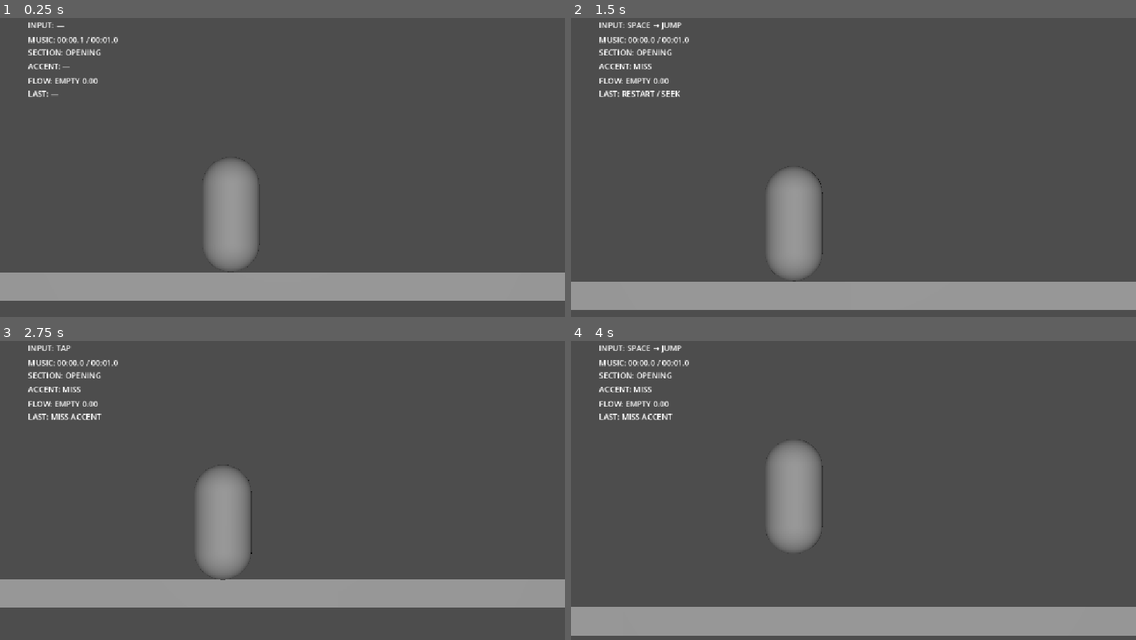
Above: before the commit, frames 1-4 (two rows, left to right).
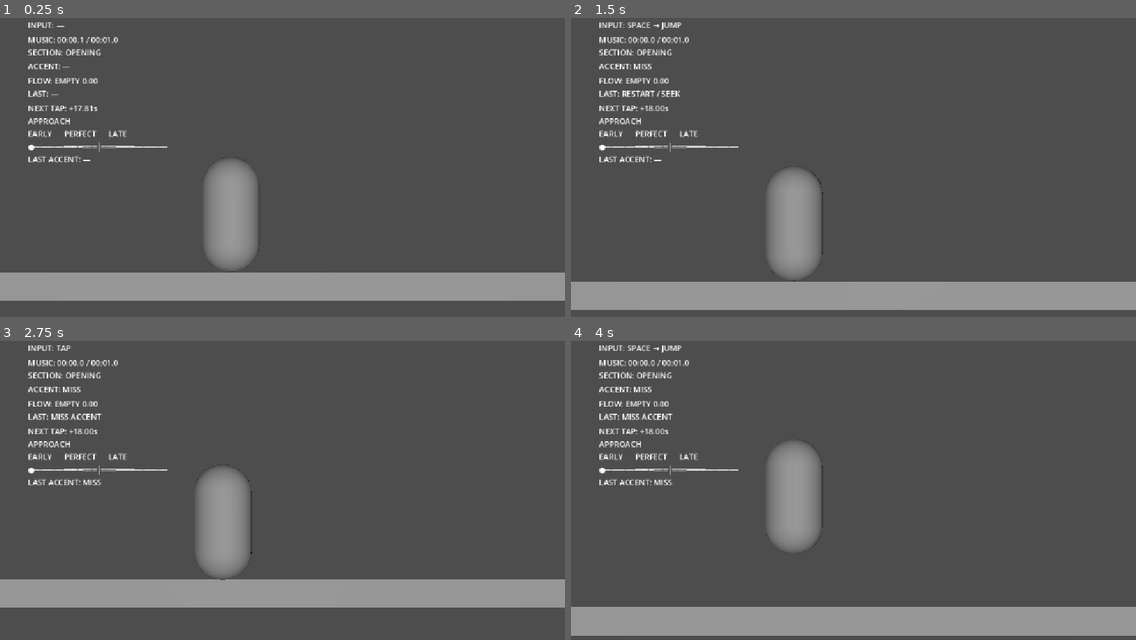
Above: after the commit, the same moments.

Repository: cemtheman/pasderun
Game: Godot game, scene res://scenes/gameplay/generated/graceful_opening_00_30_runtime.tscn
Same seed, same stepped clock (60 frames per second), same inputs: the game is played once before the commit and once after it. This scene is started directly instead of the project's main scene. Sound files missing from this copy of the repository are replaced by a short silence.
Inputs (mouse positions are in pixels of both pictures, inside the frame that each line leads up to):
- Up to frame 1 (0.25 s): no input
- Up to frame 2 (1.5 s): move the mouse to (977, 143) at 0.52 s; click (977, 143) at 0.67 s; tap Space (jump) at 0.77 s; drag from (740, 173) to (825, 221) at 1.27 s
- Up to frame 3 (2.75 s): move the mouse to (339, 412) at 2.02 s; click (339, 412) at 2.17 s
- Up to frame 4 (4 s): tap Enter at 2.75 s; drag from (825, 544) to (684, 433) at 2.77 s; move the mouse to (1023, 529) at 3.52 s; click (1023, 529) at 3.67 s; tap Space (jump) at 3.77 s

The runs differ from the first frame. In frame 1, 0.7% of the frame differs, in the area x 4-30%, y 29-49%; in frame 2, 0.7%; in frame 3, 0.7%; in frame 4, 0.7%.

Commit message:
fix: add tap timing debug assist

Diff:
--- a/scenes/gameplay/generated/graceful_opening_00_30_runtime.tscn
+++ b/scenes/gameplay/generated/graceful_opening_00_30_runtime.tscn
@@ -9,6 +9,7 @@
 [ext_resource type="PackedScene" path="res://scenes/gameplay/generated/graceful_opening_00_30.tscn" id="7_generated"]
 [ext_resource type="Script" path="res://scenes/gameplay/generated/fork_debug_visualization.gd" id="8_debug"]
 [ext_resource type="Script" path="res://scenes/gameplay/flow_tracker.gd" id="9_flow"]
+[ext_resource type="Script" path="res://scenes/gameplay/tap_timing_debug.gd" id="10_tap_debug"]
 
 [sub_resource type="CapsuleMesh" id="CapsuleMesh_runtime"]
 
@@ -70,6 +71,12 @@
 generated_level = NodePath("../GeneratedLevel")
 debug_label = NodePath("../DebugHUD/FlowDebug")
 
+[node name="TapTimingDebug" type="Node" parent="." node_paths=PackedStringArray("musicality", "music_timeline", "debug_label")]
+script = ExtResource("10_tap_debug")
+musicality = NodePath("../Music/Musicality")
+music_timeline = NodePath("../Music/MusicTimeline")
+debug_label = NodePath("../DebugHUD/TapTimingDebug")
+
 [node name="Dancer" type="CharacterBody3D" parent="." node_paths=PackedStringArray("input_debug_label")]
 position = Vector3(0, 1.5, 0)
 script = ExtResource("3_dancer")
@@ -110,3 +117,10 @@
 offset_right = 390.0
 offset_bottom = 200.0
 text = "FLOW: EMPTY 0.00\nLAST: —"
+
+[node name="TapTimingDebug" type="Label" parent="DebugHUD"]
+offset_left = 57.0
+offset_top = 210.0
+offset_right = 440.0
+offset_bottom = 305.0
+text = "NEXT TAP: —\nAPPROACH\nEARLY      PERFECT      LATE\n──────────────●──────────────\nLAST ACCENT: —"
--- a/scenes/gameplay/musicality.gd
+++ b/scenes/gameplay/musicality.gd
@@ -77,6 +77,29 @@
 	return nearest_index
 
 
+func get_next_accent_opportunity(playback_time: float = -1.0) -> Dictionary:
+	var time := _playback_time() if playback_time < 0.0 else playback_time
+	for index in ACCENT_MARKERS.size():
+		if _consumed_accents.has(index):
+			continue
+		var marker_time := ACCENT_MARKERS[index]
+		if time <= marker_time + EARLY_LATE_WINDOW:
+			return {
+				"index": index,
+				"time": marker_time,
+				"delta": time - marker_time,
+			}
+	return {}
+
+
+func get_timing_windows() -> Dictionary:
+	return {
+		"perfect": PERFECT_WINDOW,
+		"good": GOOD_WINDOW,
+		"early_late": EARLY_LATE_WINDOW,
+	}
+
+
 func _classify_delta(delta: float) -> StringName:
 	var absolute_delta := absf(delta)
 	if absolute_delta <= PERFECT_WINDOW:
--- /dev/null
+++ b/scenes/gameplay/tap_timing_debug.gd
@@ -0,0 +1,106 @@
+extends Node
+
+const INDICATOR_WIDTH := 29
+
+@export var musicality: Node
+@export var music_timeline: Node
+@export var debug_label: Label
+
+var _last_playback_time := 0.0
+var _last_classification := "—"
+
+
+func _ready() -> void:
+	process_priority = 10
+	if musicality == null or music_timeline == null or debug_label == null:
+		push_error("TapTimingDebug requires Musicality, MusicTimeline, and DebugLabel references.")
+		set_process(false)
+		return
+	if not musicality.has_signal(&"accent_evaluated"):
+		push_error("TapTimingDebug requires Musicality accent_evaluated signal.")
+		set_process(false)
+		return
+	musicality.connect(&"accent_evaluated", Callable(self, "_on_accent_evaluated"))
+	_last_playback_time = _playback_time()
+	_update_cue(_last_playback_time)
+
+
+func _process(_delta: float) -> void:
+	var playback_time := _playback_time()
+	if playback_time + 0.05 < _last_playback_time:
+		_last_classification = "—"
+	_last_playback_time = playback_time
+	_update_cue(playback_time)
+
+
+func _update_cue(playback_time: float) -> void:
+	var opportunity: Dictionary = musicality.call("get_next_accent_opportunity", playback_time)
+	if opportunity.is_empty():
+		debug_label.text = "NEXT TAP: —\nNO UPCOMING TAP OPPORTUNITY\nLAST ACCENT: %s" % _last_classification
+		return
+
+	var windows: Dictionary = musicality.call("get_timing_windows")
+	var marker_time := float(opportunity["time"])
+	var delta := playback_time - marker_time
+	var seconds_until := marker_time - playback_time
+	var absolute_delta := absf(delta)
+	var cue_state := "APPROACH"
+	if absolute_delta <= float(windows["early_late"]):
+		cue_state = ">>> TAP NOW — %s <<<" % _window_region(delta, windows)
+
+	debug_label.text = "NEXT TAP: %+.2fs\n%s\n%s\nLAST ACCENT: %s" % [
+		seconds_until,
+		cue_state,
+		_timing_indicator(delta, windows),
+		_last_classification,
+	]
+
+
+func _window_region(delta: float, windows: Dictionary) -> String:
+	var absolute_delta := absf(delta)
+	if absolute_delta <= float(windows["perfect"]):
+		return "PERFECT"
+	if absolute_delta <= float(windows["good"]):
+		return "GOOD"
+	return "EARLY" if delta < 0.0 else "LATE"
+
+
+func _timing_indicator(delta: float, windows: Dictionary) -> String:
+	var outer_window := float(windows["early_late"])
+	var perfect_window := float(windows["perfect"])
+	var good_window := float(windows["good"])
+	var marker_position := roundi(
+		clampf((delta + outer_window) / (outer_window * 2.0), 0.0, 1.0)
+		* float(INDICATOR_WIDTH - 1)
+	)
+	var center := (INDICATOR_WIDTH - 1) / 2
+	var characters := PackedStringArray()
+	for index in INDICATOR_WIDTH:
+		var sample_delta := lerpf(
+			-outer_window,
+			outer_window,
+			float(index) / float(INDICATOR_WIDTH - 1)
+		)
+		var distance := absf(sample_delta)
+		var character := "─"
+		if distance <= good_window:
+			character = "━"
+		if distance <= perfect_window:
+			character = "═"
+		if index == center:
+			character = "│"
+		if index == marker_position:
+			character = "●"
+		characters.append(character)
+	return "EARLY      PERFECT      LATE\n%s" % "".join(characters)
+
+
+func _on_accent_evaluated(classification: StringName, delta: float, marker_time: float) -> void:
+	if classification == &"MISS":
+		_last_classification = "MISS"
+	elif marker_time >= 0.0:
+		_last_classification = "%s (%+.2fs)" % [classification, delta]
+
+
+func _playback_time() -> float:
+	return float(music_timeline.call("get_playback_time"))
Not shown: 1 places in scenes/gameplay/generated/graceful_opening_00_30_runtime.tscn that only renumber resources
Not shown, added: tools/music_analyzer/test_tap_timing_debug.py
